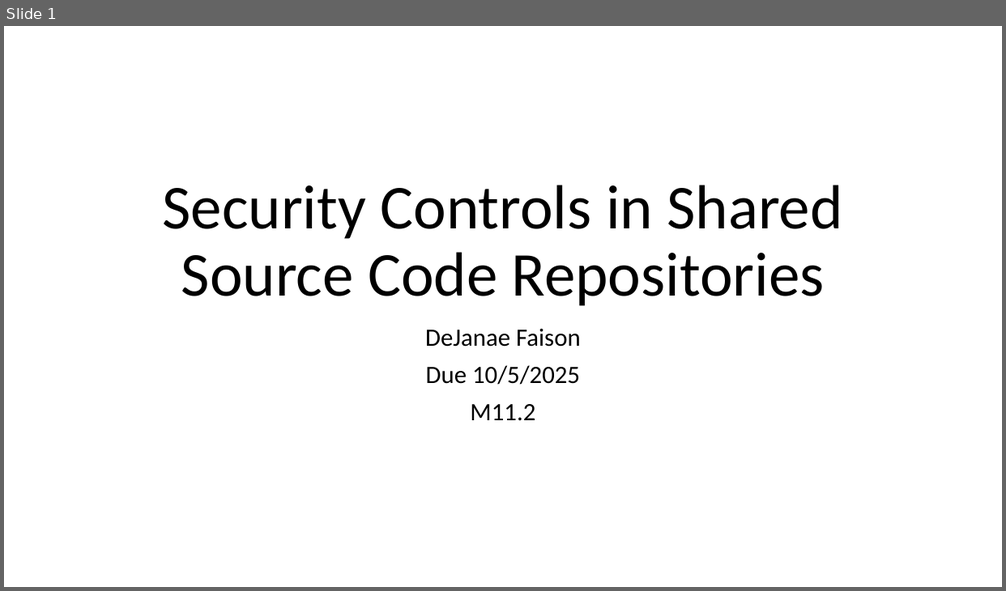
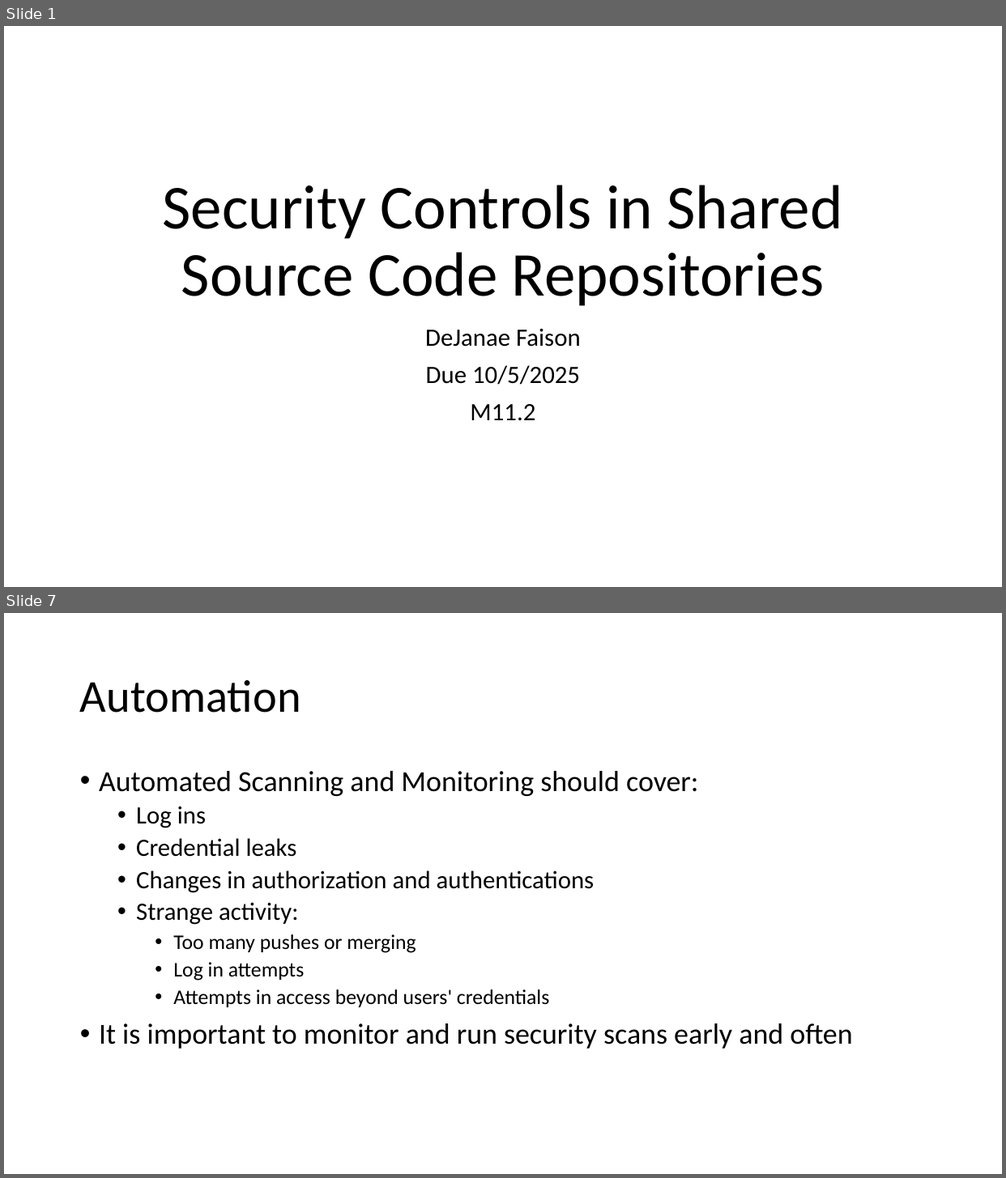
Before and after one commit to D-Faison/csd-380, a slide deck: module-11/Faison_11_SecuirtyControls.pptx. Shown one above the other, each under a label of ours: slide 1 before the commit, slides 1 and 7 after it; the slides between them are not shown. The pictures are 1006x591 and 1006x1178 pixels, drawn with LibreOffice and Linux fonts; fonts in the diff are those of the drawing. Boxes give left, top, right and bottom in pixels: in the first picture for what was removed or moved away, otherwise in the second. Text is boxed around its words. In the diff, an @@ line names an element or a change of style, - is before the commit and + after.

```diff
--- a/module-11/Faison_11_SecuirtyControls.pptx
+++ b/module-11/Faison_11_SecuirtyControls.pptx
@@ slide 7 added at box(4, 613, 1002, 1174), background #FFFFFF @@
@@ title added at box(80, 680, 301, 713), 44 pt, text #000000 @@
+Automation
@@ text added at box(99, 771, 852, 1049), 28 pt, text #000000 @@
+• Automated Scanning and Monitoring should cover:
+  • Log ins
+  • Credential leaks
+  • Changes in authorization and authentications
+  • Strange activity:
+    • Too many pushes or merging
+    • Log in attempts
+    • Attempts in access beyond users' credentials
+• It is important to monitor and run security scans early and often
```
Also in this commit, not shown: 2 slides changed, 5 other slides added, 1 slide removed.
